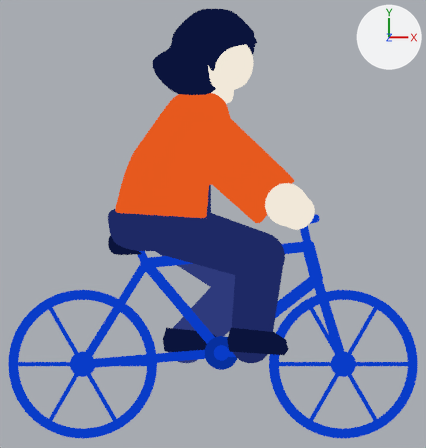
The Blender file sorgenti/bici/bici.blend as it was, and as the next commit left it.
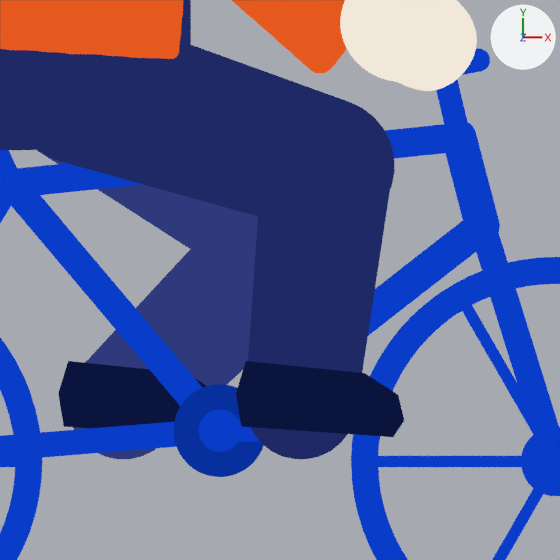
Each version appears first from the file's camera 'cam', and next in a close-up on the part from 33% to 81% of the width and 44% to 89% of the height. The lights are fixed; the arrows at upper right show +X, +Y and +Z. The last two pictures show the newer version.

Objects in the first close-up: 'busto', 'cerchione', 'cerchione.001', 'lontana_scarpa', 'lontana_stinco', 'mano', 'telaio0', 'telaio2', 'telaio6', 'vicina_coscia', 'vicina_scarpa', 'vicina_stinco' and 18 more.
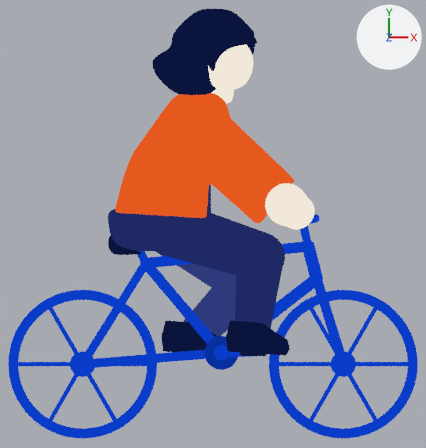
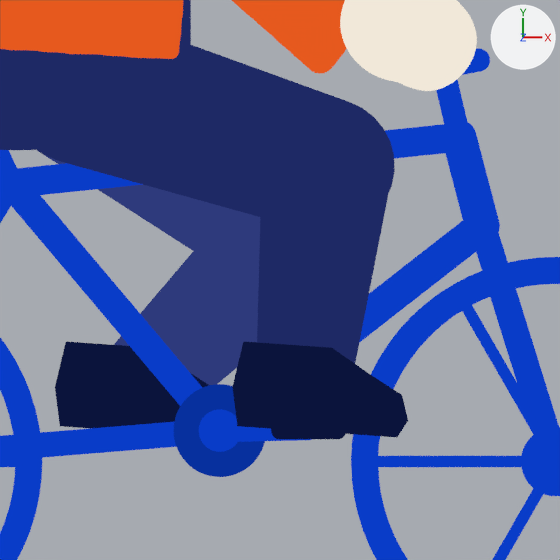
The change, as a list of edits to the scene's bpy script:
```text
Change cu_lontana_stinco:
    where _sp = cu_lontana_stinco.splines.new('POLY'); _sp.points.add(29)
    remove _sp.points.foreach_set('co', [1.24, 0.29, 0.0, 1.0, 1.305, 0.283, 0.0, 1.0, 1.366, 0.261, 0.0, 1.0, 1.421, 0.227, 0.0, 1.0, 1.467, 0.181, 0.0, 1.0, 1.501, 0.126, 0.0, 1.0, 1.523, 0.0645, 0.0, 1.0, 1.53, 0.0, 0.0, 1.0, 1.523, -0.0645, 0.0, 1.0, 1.501, -0.126, 0.0, 1.0, 1.467, -0.181, 0.0, 1.0, 1.421, -0.227, 0.0, 1.0, 1.366, -0.261, 0.0, 1.0, 1.305, -0.283, 0.0, 1.0, 1.24, -0.29, 0.0, 1.0, 0.0, -0.34, 0.0, 1.0, -0.0757, -0.331, 0.0, 1.0, -0.148, -0.306, 0.0, 1.0, -0.212, -0.266, 0.0, 1.0, -0.266, -0.212, 0.0, 1.0, -0.306, -0.148, 0.0, 1.0, -0.331, -0.0757, 0.0, 1.0, -0.34, 0.0, 0.0, 1.0, -0.331, 0.0757, 0.0, 1.0, -0.306, 0.148, 0.0, 1.0, -0.266, 0.212, 0.0, 1.0, -0.212, 0.266, 0.0, 1.0, -0.148, 0.306, 0.0, 1.0, -0.0757, 0.331, 0.0, 1.0, 0.0, 0.34, 0.0, 1.0])
    add _sp.points.foreach_set('co', [1.08, 0.25, 0.0, 1.0, 1.136, 0.244, 0.0, 1.0, 1.188, 0.225, 0.0, 1.0, 1.236, 0.195, 0.0, 1.0, 1.275, 0.156, 0.0, 1.0, 1.305, 0.108, 0.0, 1.0, 1.324, 0.0556, 0.0, 1.0, 1.33, 0.0, 0.0, 1.0, 1.324, -0.0556, 0.0, 1.0, 1.305, -0.108, 0.0, 1.0, 1.275, -0.156, 0.0, 1.0, 1.236, -0.195, 0.0, 1.0, 1.188, -0.225, 0.0, 1.0, 1.136, -0.244, 0.0, 1.0, 1.08, -0.25, 0.0, 1.0, 0.0, -0.34, 0.0, 1.0, -0.0757, -0.331, 0.0, 1.0, -0.148, -0.306, 0.0, 1.0, -0.212, -0.266, 0.0, 1.0, -0.266, -0.212, 0.0, 1.0, -0.306, -0.148, 0.0, 1.0, -0.331, -0.0757, 0.0, 1.0, -0.34, 0.0, 0.0, 1.0, -0.331, 0.0757, 0.0, 1.0, -0.306, 0.148, 0.0, 1.0, -0.266, 0.212, 0.0, 1.0, -0.212, 0.266, 0.0, 1.0, -0.148, 0.306, 0.0, 1.0, -0.0757, 0.331, 0.0, 1.0, 0.0, 0.34, 0.0, 1.0])
Change cu_lontana_scarpa:
    remove _sp.points.foreach_set('co', [-0.3, 0.2, 0.0, 1.0, 0.32, 0.18, 0.0, 1.0, 0.5, 0.08, 0.0, 1.0, 0.54, -0.05, 0.0, 1.0, 0.49, -0.14, 0.0, 1.0, -0.3, -0.14, 0.0, 1.0, -0.34, 0.03, 0.0, 1.0])
    _sp: cu_lontana_scarpa.splines.new('POLY'); _sp.points.add(6) -> cu_lontana_scarpa.splines.new('POLY'); _sp.points.add(7)
    add _sp.points.foreach_set('co', [-0.32, 0.3, 0.0, 1.0, 0.14, 0.3, 0.0, 1.0, 0.34, 0.18, 0.0, 1.0, 0.52, 0.08, 0.0, 1.0, 0.56, -0.05, 0.0, 1.0, 0.51, -0.14, 0.0, 1.0, -0.32, -0.14, 0.0, 1.0, -0.36, 0.06, 0.0, 1.0])
Change cu_vicina_stinco:
    where _sp = cu_vicina_stinco.splines.new('POLY'); _sp.points.add(29)
    remove _sp.points.foreach_set('co', [1.24, 0.29, 0.0, 1.0, 1.305, 0.283, 0.0, 1.0, 1.366, 0.261, 0.0, 1.0, 1.421, 0.227, 0.0, 1.0, 1.467, 0.181, 0.0, 1.0, 1.501, 0.126, 0.0, 1.0, 1.523, 0.0645, 0.0, 1.0, 1.53, 0.0, 0.0, 1.0, 1.523, -0.0645, 0.0, 1.0, 1.501, -0.126, 0.0, 1.0, 1.467, -0.181, 0.0, 1.0, 1.421, -0.227, 0.0, 1.0, 1.366, -0.261, 0.0, 1.0, 1.305, -0.283, 0.0, 1.0, 1.24, -0.29, 0.0, 1.0, 0.0, -0.34, 0.0, 1.0, -0.0757, -0.331, 0.0, 1.0, -0.148, -0.306, 0.0, 1.0, -0.212, -0.266, 0.0, 1.0, -0.266, -0.212, 0.0, 1.0, -0.306, -0.148, 0.0, 1.0, -0.331, -0.0757, 0.0, 1.0, -0.34, 0.0, 0.0, 1.0, -0.331, 0.0757, 0.0, 1.0, -0.306, 0.148, 0.0, 1.0, -0.266, 0.212, 0.0, 1.0, -0.212, 0.266, 0.0, 1.0, -0.148, 0.306, 0.0, 1.0, -0.0757, 0.331, 0.0, 1.0, 0.0, 0.34, 0.0, 1.0])
    add _sp.points.foreach_set('co', [1.08, 0.25, 0.0, 1.0, 1.136, 0.244, 0.0, 1.0, 1.188, 0.225, 0.0, 1.0, 1.236, 0.195, 0.0, 1.0, 1.275, 0.156, 0.0, 1.0, 1.305, 0.108, 0.0, 1.0, 1.324, 0.0556, 0.0, 1.0, 1.33, 0.0, 0.0, 1.0, 1.324, -0.0556, 0.0, 1.0, 1.305, -0.108, 0.0, 1.0, 1.275, -0.156, 0.0, 1.0, 1.236, -0.195, 0.0, 1.0, 1.188, -0.225, 0.0, 1.0, 1.136, -0.244, 0.0, 1.0, 1.08, -0.25, 0.0, 1.0, 0.0, -0.34, 0.0, 1.0, -0.0757, -0.331, 0.0, 1.0, -0.148, -0.306, 0.0, 1.0, -0.212, -0.266, 0.0, 1.0, -0.266, -0.212, 0.0, 1.0, -0.306, -0.148, 0.0, 1.0, -0.331, -0.0757, 0.0, 1.0, -0.34, 0.0, 0.0, 1.0, -0.331, 0.0757, 0.0, 1.0, -0.306, 0.148, 0.0, 1.0, -0.266, 0.212, 0.0, 1.0, -0.212, 0.266, 0.0, 1.0, -0.148, 0.306, 0.0, 1.0, -0.0757, 0.331, 0.0, 1.0, 0.0, 0.34, 0.0, 1.0])
Change cu_vicina_scarpa:
    remove _sp.points.foreach_set('co', [-0.3, 0.2, 0.0, 1.0, 0.32, 0.18, 0.0, 1.0, 0.5, 0.08, 0.0, 1.0, 0.54, -0.05, 0.0, 1.0, 0.49, -0.14, 0.0, 1.0, -0.3, -0.14, 0.0, 1.0, -0.34, 0.03, 0.0, 1.0])
    _sp: cu_vicina_scarpa.splines.new('POLY'); _sp.points.add(6) -> cu_vicina_scarpa.splines.new('POLY'); _sp.points.add(7)
    add _sp.points.foreach_set('co', [-0.32, 0.3, 0.0, 1.0, 0.14, 0.3, 0.0, 1.0, 0.34, 0.18, 0.0, 1.0, 0.52, 0.08, 0.0, 1.0, 0.56, -0.05, 0.0, 1.0, 0.51, -0.14, 0.0, 1.0, -0.32, -0.14, 0.0, 1.0, -0.36, 0.06, 0.0, 1.0])
```

Where the change shows, as pixel boxes [x1, y1, x2, y2] in the close-ups (560 x 560 px):
'vicina_stinco', reshaped
    before: [248, 101, 392, 459]
    after: [257, 101, 392, 363]
'lontana_stinco', reshaped
    before: [73, 208, 258, 459]
    after: [114, 209, 260, 385]
'vicina_scarpa', reshaped (25% taller)
    before: [236, 361, 404, 437]
    after: [232, 342, 408, 437]
'lontana_scarpa', reshaped (28% taller)
    before: [58, 361, 206, 428]
    after: [55, 342, 210, 428]
